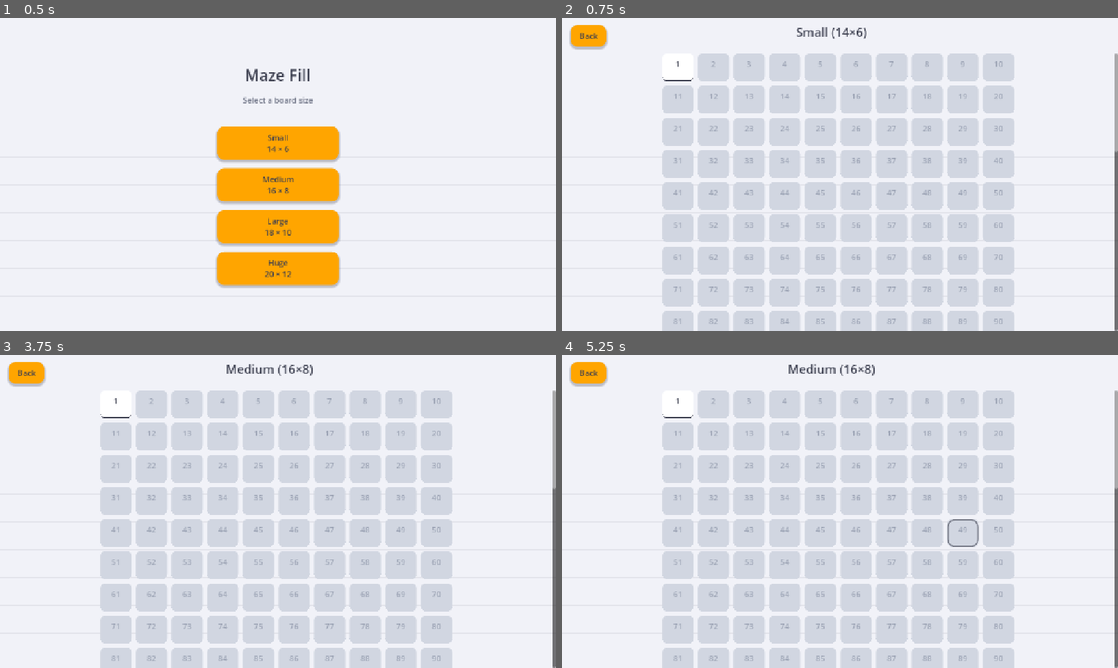
Above: before the commit, frames 1-4 (two rows, left to right).
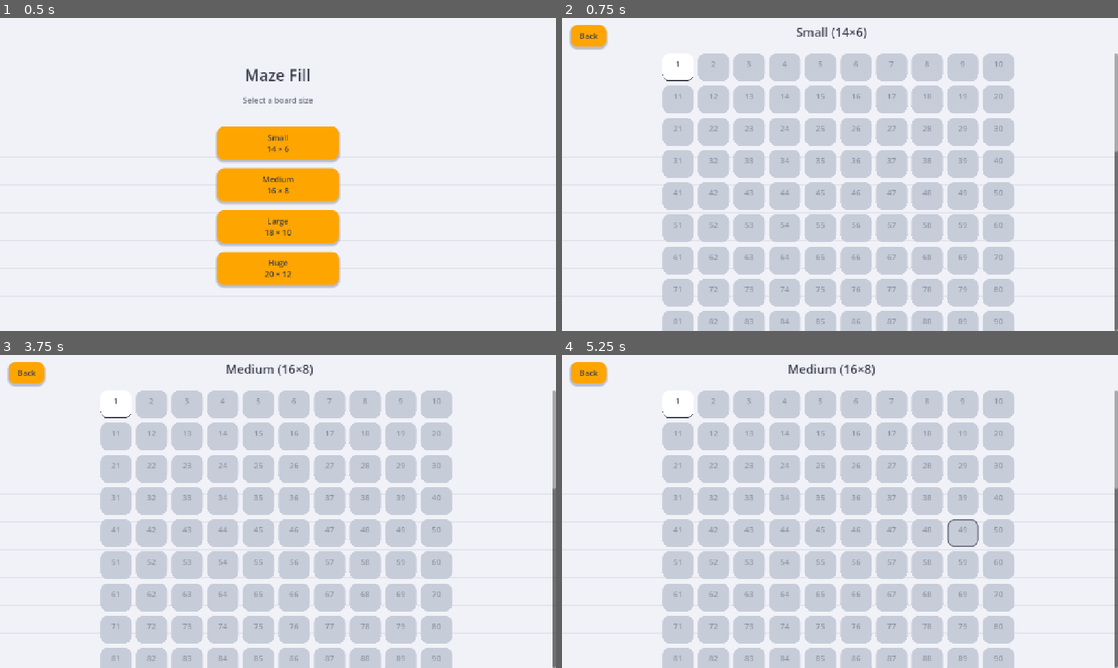
Above: after the commit, the same moments.

Repository: wheelibin/maze-fill
Game: Godot game, scene res://size_select.tscn
The game is run twice, just before and just after one commit, with the same random seed, the same clock (stepped at 60 frames per second) and the same inputs.
Inputs (mouse positions are in pixels of both pictures, inside the frame that each line leads up to):
- Up to frame 1 (0.5 s): no input
- Up to frame 2 (0.75 s): click "Small 14 × 6" at 0.5 s
- Up to frame 3 (3.75 s): click "1" at 1.25 s; click "Menu" at 2 s; click "Back" at 2.75 s; click "Medium 16 × 8" at 3.5 s
- Up to frame 4 (5.25 s): tap Enter at 4.25 s; move the mouse to (962, 495) at 4.27 s; hold Right (ui_right) 4.28-5.03 s; tap M at 4.35 s; click (962, 495) at 4.42 s; tap Space at 5 s; move the mouse to (728, 527) at 5.02 s; hold Down (ui_down) from 5.03 s (still down); tap 1 at 5.1 s

Frame 1 is identical in both runs. In frame 2, 0.7% of the frame differs, in the area x 18-82%, y 11-100%; in frame 3, 0.7%; in frame 4, 0.7%.

Commit message:
consistent theme

Diff:
--- a/grid_lines.gd
+++ b/grid_lines.gd
@@ -1,8 +1,10 @@
 extends Control
+
+const UIColors := preload("res://ui_colors.gd")
 
 ## Subtle graph-paper grid over the menu background, echoing the game board.
 @export var cell_size: float = 64.0
-@export var line_color: Color = Color(0.235, 0.247, 0.31, 0.08)
+@export var line_color: Color = Color(UIColors.NAVY, 0.08)
 @export var line_width: float = 1.0
 
 func _ready() -> void:
--- a/level_button.gd
+++ b/level_button.gd
@@ -1,11 +1,6 @@
 extends Button
 
-const NAVY := Color(0.235, 0.247, 0.31, 1)
-const TEAL := Color(0.31, 0.851, 0.69, 1)
-const TEAL_DARK := Color(0.2, 0.68, 0.54, 1)
-const LOCKED_GREY := Color(0.82, 0.84, 0.88, 1)
-const LOCKED_GREY_TEXT := Color(0.6, 0.63, 0.7, 1)
-const WHITE := Color(1, 1, 1, 1)
+const UIColors := preload("res://ui_colors.gd")
 
 @onready var stars_label := $StarsLabel
 
@@ -16,22 +11,25 @@
 	stars_label.visible = completed
 
 	if not unlocked:
-		_style(LOCKED_GREY, LOCKED_GREY, LOCKED_GREY_TEXT)
+		_style(UIColors.DISABLED_BG, UIColors.DISABLED_BG, UIColors.DISABLED_TEXT)
 	elif completed:
 		stars_label.stars = stars
 		tooltip_text = "Best: %d moves" % best_moves
-		_style(TEAL, TEAL_DARK, NAVY)
+		_style(UIColors.TEAL, UIColors.TEAL_DARK, UIColors.NAVY)
 	else:
-		_style(WHITE, NAVY, NAVY)
+		_style(Color.WHITE, UIColors.NAVY, UIColors.NAVY)
 
 func _style(bg: Color, border: Color, font_color: Color) -> void:
 	for state in ["normal", "hover", "pressed", "disabled"]:
 		var box := StyleBoxFlat.new()
 		box.bg_color = bg
-		box.corner_radius_top_left = 10
-		box.corner_radius_top_right = 10
-		box.corner_radius_bottom_left = 10
-		box.corner_radius_bottom_right = 10
+		# Matches the global theme's button radius (game_theme.tres) --
+		# these tiles used to be 10px, visibly less rounded than every
+		# other button in the game.
+		box.corner_radius_top_left = 16
+		box.corner_radius_top_right = 16
+		box.corner_radius_bottom_left = 16
+		box.corner_radius_bottom_right = 16
 		box.border_width_bottom = 3
 		box.border_color = border
 		box.content_margin_bottom = 16
--- a/star_rating.gd
+++ b/star_rating.gd
@@ -1,4 +1,6 @@
 extends Control
+
+const UIColors := preload("res://ui_colors.gd")
 
 ## Draws max_stars 5-point stars evenly across this control's own rect --
 ## filled for earned stars, outlined for the rest. No font/glyph involved,
@@ -8,7 +10,7 @@
 	set(value):
 		stars = value
 		queue_redraw()
-@export var fill_color: Color = Color(1, 0.82, 0.1, 1)
+@export var fill_color: Color = UIColors.GOLD
 @export var empty_outline_color: Color = Color(0.65, 0.65, 0.67, 1)
 @export var outline_width: float = 1.2
 @export var padding_fraction: float = 0.12
--- /dev/null
+++ b/ui_colors.gd
@@ -0,0 +1,16 @@
+extends RefCounted
+
+## Shared color tokens for UI scripts. .tscn files can't reference this (scene
+## resource properties are plain data, not code), but every GDScript-driven
+## style should pull from here instead of re-declaring its own copy -- that's
+## exactly how the locked-tile grey and the theme's disabled grey, and the
+## level-button border teal and the win-popup pressed teal, drifted apart.
+const NAVY := Color(0.235, 0.247, 0.31, 1)
+const ORANGE := Color(1, 0.647, 0, 1)
+const TEAL := Color(0.31, 0.851, 0.69, 1)
+const TEAL_HOVER := Color(0.22, 0.74, 0.6, 1)
+const TEAL_DARK := Color(0.2, 0.68, 0.54, 1)
+const GOLD := Color(1, 0.82, 0.1, 1)
+const DISABLED_BG := Color(0.78, 0.8, 0.85, 1)
+const DISABLED_TEXT := Color(0.55, 0.58, 0.64, 1)
+const MUTED_TEXT := Color(0.45, 0.47, 0.54, 1)
--- a/win_popup.gd
+++ b/win_popup.gd
@@ -1,4 +1,6 @@
 extends Panel
+
+const UIColors := preload("res://ui_colors.gd")
 
 @onready var main = $"../.."
 @onready var title_label: Label = $MarginContainer/VBoxContainer/TitleLabel
@@ -8,11 +10,6 @@
 @onready var retry_button: Button = $MarginContainer/VBoxContainer/RetryButton
 @onready var menu_button: Button = $MarginContainer/VBoxContainer/MenuButton
 
-const NAVY := Color(0.235, 0.247, 0.31, 1)
-const TEAL := Color(0.31, 0.851, 0.69, 1)
-const TEAL_HOVER := Color(0.22, 0.74, 0.6, 1)
-const TEAL_PRESSED := Color(0.17, 0.6, 0.49, 1)
-
 func _ready() -> void:
 	next_button.pressed.connect(_on_next_pressed)
 	retry_button.pressed.connect(func(): main.retry_level())
@@ -20,7 +17,7 @@
 
 	# Swapped from before: Next now gets the teal that used to be Retry's,
 	# Retry keeps the theme's default orange that used to be Next's.
-	_recolor_button(next_button, TEAL, TEAL_HOVER, TEAL_PRESSED, NAVY)
+	_recolor_button(next_button, UIColors.TEAL, UIColors.TEAL_HOVER, UIColors.TEAL_DARK, UIColors.NAVY)
 	_make_outline_button(menu_button)
 
 ## Secondary action: same rounded shape as the theme's primary button, just
@@ -53,9 +50,9 @@
 		box.border_width_top = 1.5
 		box.border_width_right = 1.5
 		box.border_width_bottom = 1.5
-		box.border_color = NAVY.lerp(Color.WHITE, 0.45)
+		box.border_color = UIColors.NAVY.lerp(Color.WHITE, 0.45)
 		button.add_theme_stylebox_override(state, box)
-	var font_color := NAVY.lerp(Color.WHITE, 0.15)
+	var font_color := UIColors.NAVY.lerp(Color.WHITE, 0.15)
 	button.add_theme_color_override("font_color", font_color)
 	button.add_theme_color_override("font_hover_color", font_color)
 	button.add_theme_color_override("font_pressed_color", font_color)
Not shown, added: ui_colors.gd.uid
